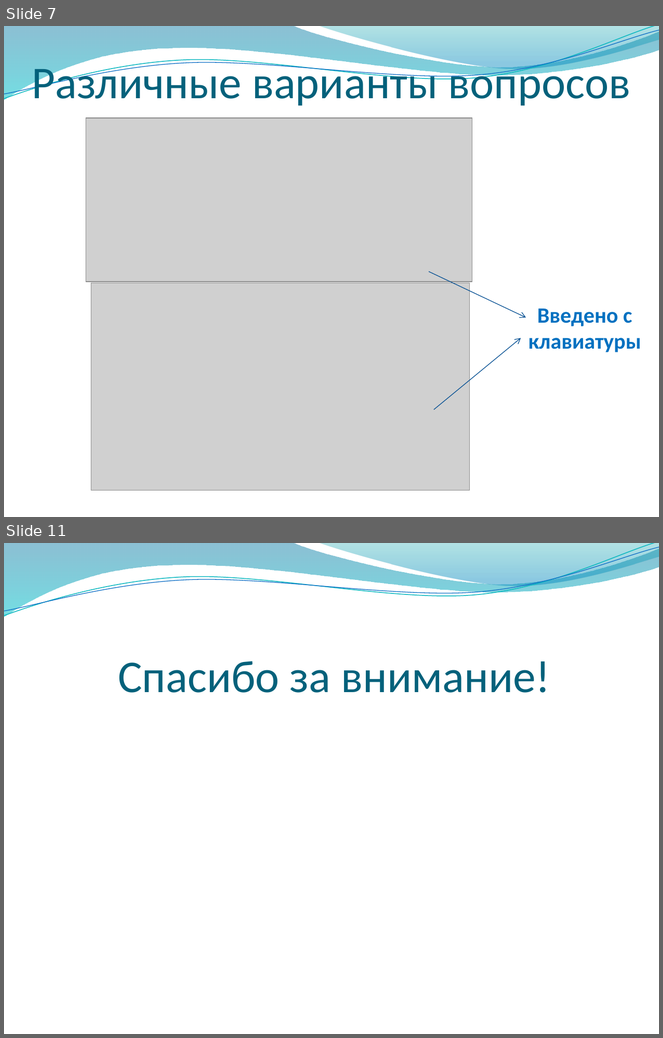
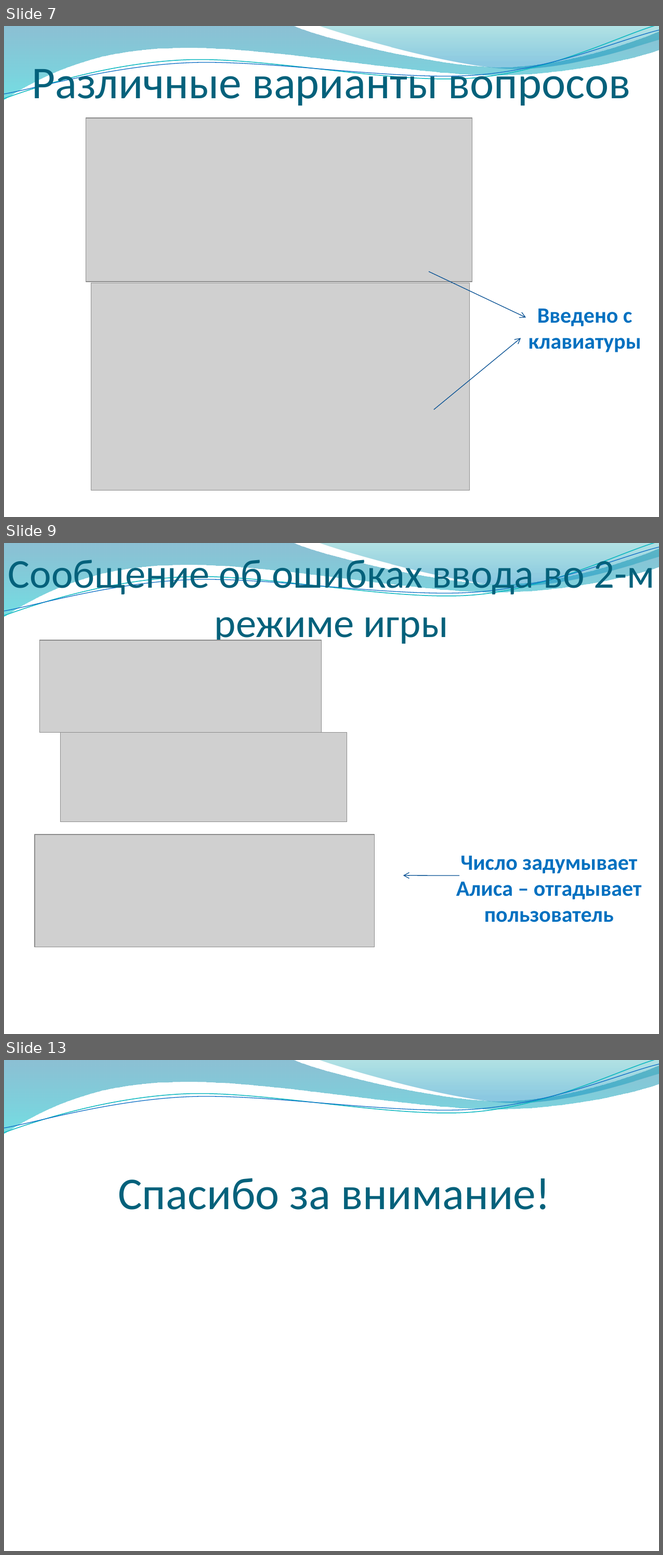
Before and after one commit to alexandr-55/Final_project, a slide deck: Ugaday_chiclo_itog.pptx. Shown one above the other, each under a label of ours: slides 7 and 11 before the commit, slides 7, 9 and 13 after it; the slides between them are not shown. The pictures are 663x1038 and 663x1555 pixels, drawn with LibreOffice and Linux fonts; fonts in the diff are those of the drawing; grey boxes stand for pictures; background and template pictures are left out. Boxes give left, top, right and bottom in pixels: in the first picture for what was removed or moved away, otherwise in the second. Text is boxed around its words. In the diff, an @@ line names an element or a change of style, - is before the commit and + after.

```diff
--- a/Ugaday_chiclo_itog.pptx
+++ b/Ugaday_chiclo_itog.pptx
@@ slide 9 added at (4,543,659,1034), background picture (left out); not listed: 4 template elements that a slide beside it also shows @@
@@ title added at (8,554,655,646), 45 pt, text #04617B @@
+Сообщение об ошибках ввода во 2-м режиме игры
@@ picture added at (40,640,322,732) @@
@@ picture added at (60,732,347,822) @@
@@ picture added at (35,835,375,947) @@
@@ text added at (456,856,642,923), 24 pt, text #0070C0, bold @@
+Число задумывает Алиса – отгадывает пользователь
@@ arrow added from (460, 876) to (403, 876), #095295 0.75 pt @@
@@ what was slide 11 is now slide 13 @@
```
Also in this commit, not shown: 4 slides changed, 1 other slide added, 1 other file.
